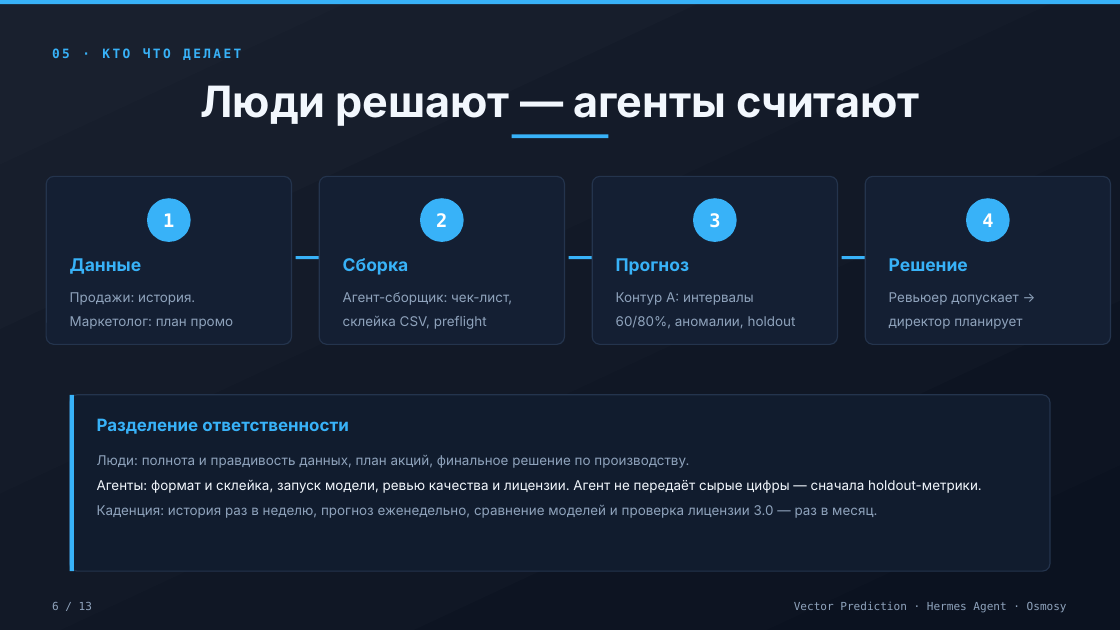
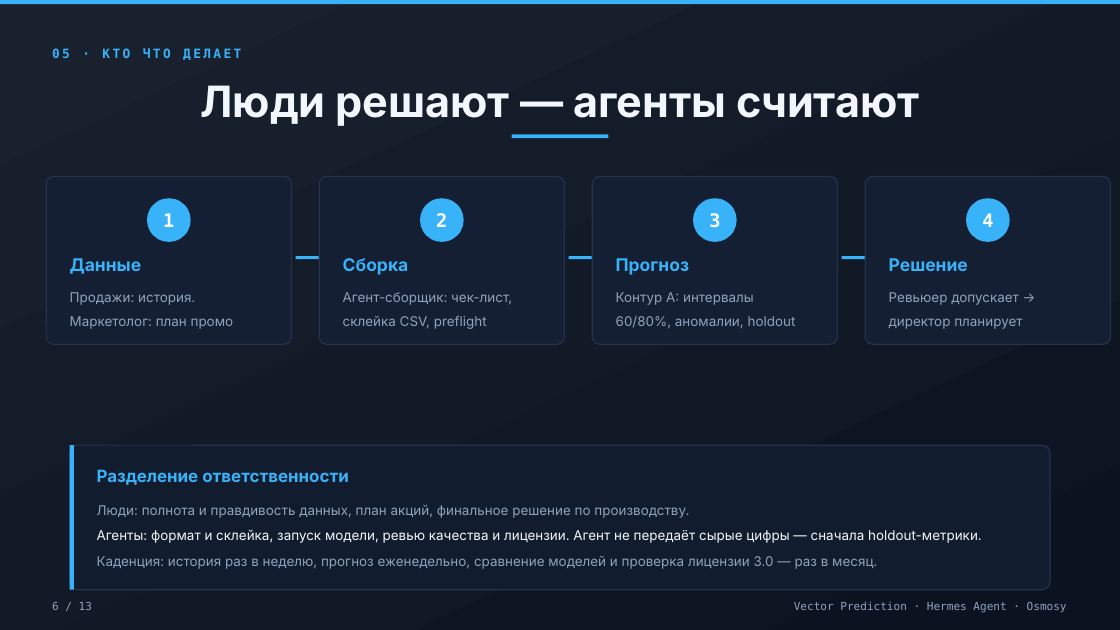
Before and after one commit to Osmosy/vector-prediction, a slide deck: slide 6 of docs/vector-prediction-obsidian-neon.pptx. Drawn at 1120x630 pixels with LibreOffice and Linux fonts; fonts in the diff are those of the drawing. Boxes give left, top, right and bottom in pixels: in the first picture for what was removed or moved away, otherwise in the second. Text is boxed around its words. In the diff, an @@ line names an element or a change of style, - is before the commit and + after.

```diff
--- a/docs/vector-prediction-obsidian-neon.pptx
+++ b/docs/vector-prediction-obsidian-neon.pptx
@@ rounded rectangle: place and size @@
-rounded rectangle at (70, 395, 1050, 571)
+rounded rectangle at (70, 445, 1050, 590)
@@ rounded rectangle at (70, 445, 1050, 590): proportions changed @@
@@ rectangle: place and size @@
-rectangle at (70, 395, 74, 571)
+rectangle at (70, 445, 74, 590)
@@ 4 texts: place and size @@
-4 texts at (97, 418, 982, 518)
+4 texts at (97, 469, 982, 569)
```
Also in this commit, not shown: 3 other slides changed, 11 other files.
